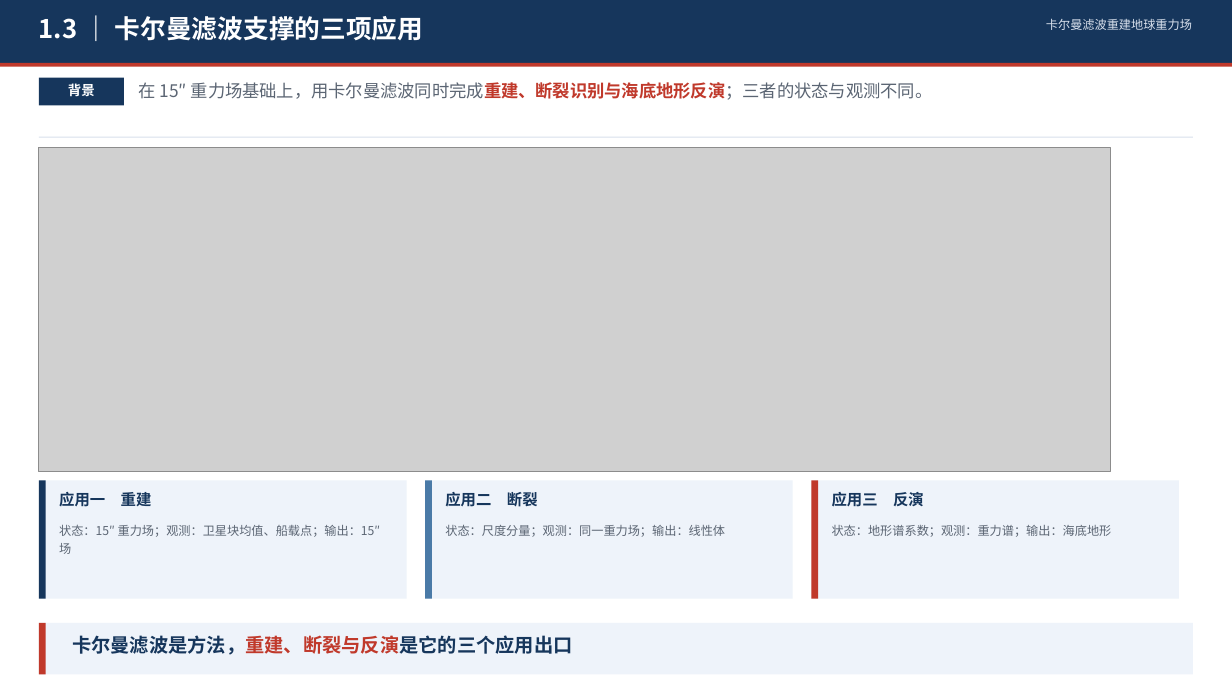
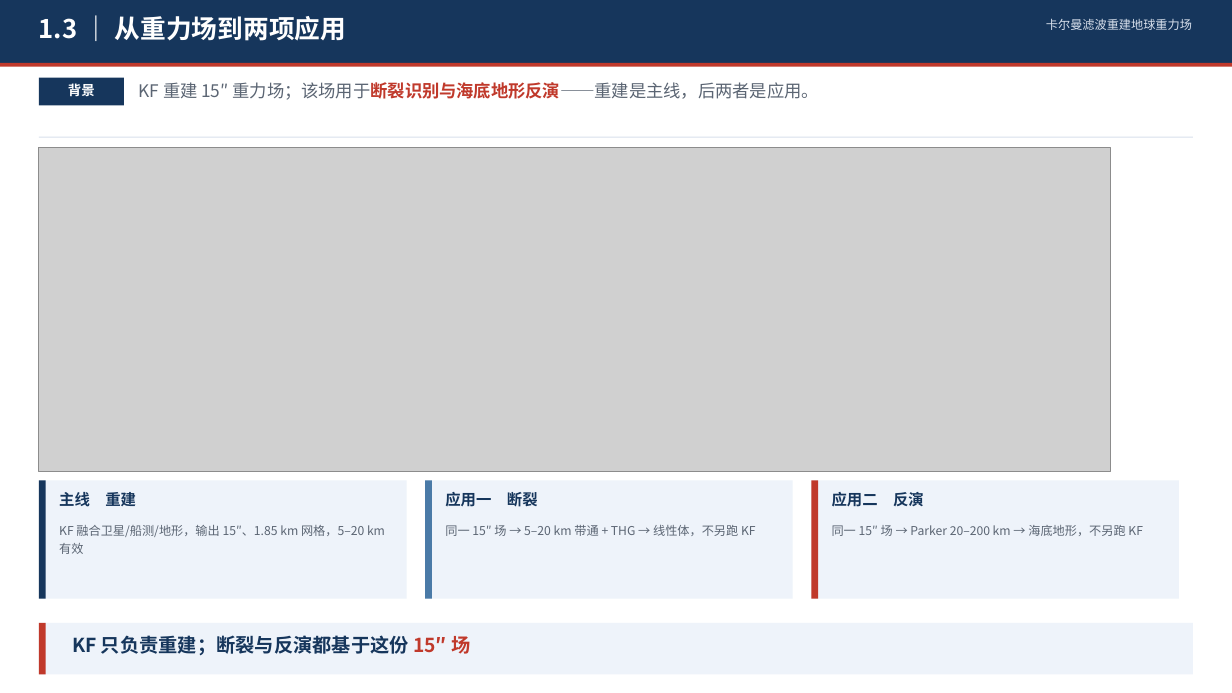
Before and after one commit to shuyunkai/kalman_gravity, a slide deck: slide 4 of ppt/卡尔曼滤波重建地球重力场_含研究内容.pptx. Drawn at 1232x693 pixels with LibreOffice and Linux fonts; fonts in the diff are those of the drawing; grey boxes stand for pictures. Boxes give left, top, right and bottom in pixels: in the first picture for what was removed or moved away, otherwise in the second. Text is boxed around its words. In the diff, an @@ line names an element or a change of style, - is before the commit and + after.

```diff
--- a/ppt/卡尔曼滤波重建地球重力场_含研究内容.pptx
+++ b/ppt/卡尔曼滤波重建地球重力场_含研究内容.pptx
@@ text at bbox=[39, 16, 346, 41]: text changed @@
-1.3 ｜ 卡尔曼滤波支撑的三项应用
+1.3 ｜ 从重力场到两项应用
@@ text at bbox=[139, 82, 819, 100]: text changed @@
-在 15″ 重力场基础上，用卡尔曼滤波同时完成重建、断裂识别与海底地形反演；三者的状态与观测不同。
+KF 重建 15″ 重力场；该场用于断裂识别与海底地形反演——重建是主线，后两者是应用。
@@ text at bbox=[59, 489, 136, 509]: text changed @@
-应用一 重建
+主线 重建
@@ text at bbox=[445, 489, 538, 509]: text changed @@
-应用二 断裂
+应用一 断裂
@@ text at bbox=[832, 492, 924, 507]: text changed @@
-应用三 反演
+应用二 反演
@@ text at bbox=[59, 525, 385, 554]: text changed @@
-状态：15″ 重力场；观测：卫星块均值、船载点；输出：15″ 场
+KF 融合卫星/船测/地形，输出 15″、1.85 km 网格，5–20 km 有效
@@ text at bbox=[445, 525, 756, 536]: text changed @@
-状态：尺度分量；观测：同一重力场；输出：线性体
+同一 15″ 场 → 5–20 km 带通 + THG → 线性体，不另跑 KF
@@ text at bbox=[832, 525, 1143, 536]: text changed @@
-状态：地形谱系数；观测：重力谱；输出：海底地形
+同一 15″ 场 → Parker 20–200 km → 海底地形，不另跑 KF
@@ text at bbox=[72, 635, 470, 656]: text changed @@
-卡尔曼滤波是方法，重建、断裂与反演是它的三个应用出口
+KF 只负责重建；断裂与反演都基于这份 15″ 场
```
Also in this commit, not shown: 1 other slide changed, 5 other files.
